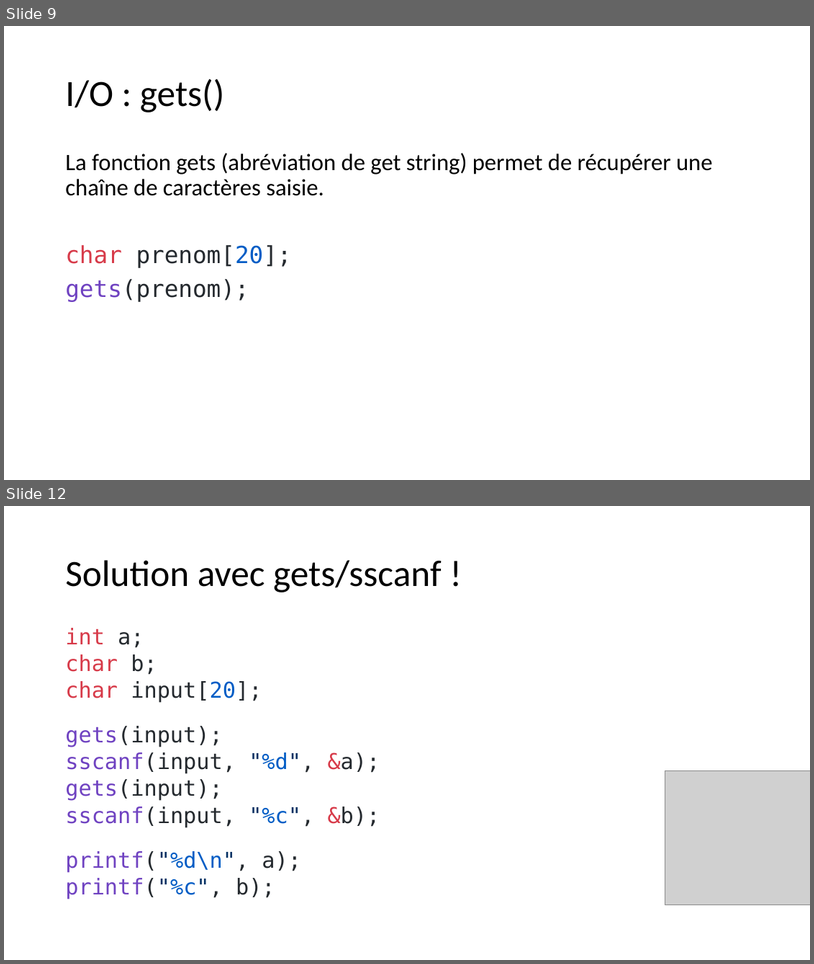
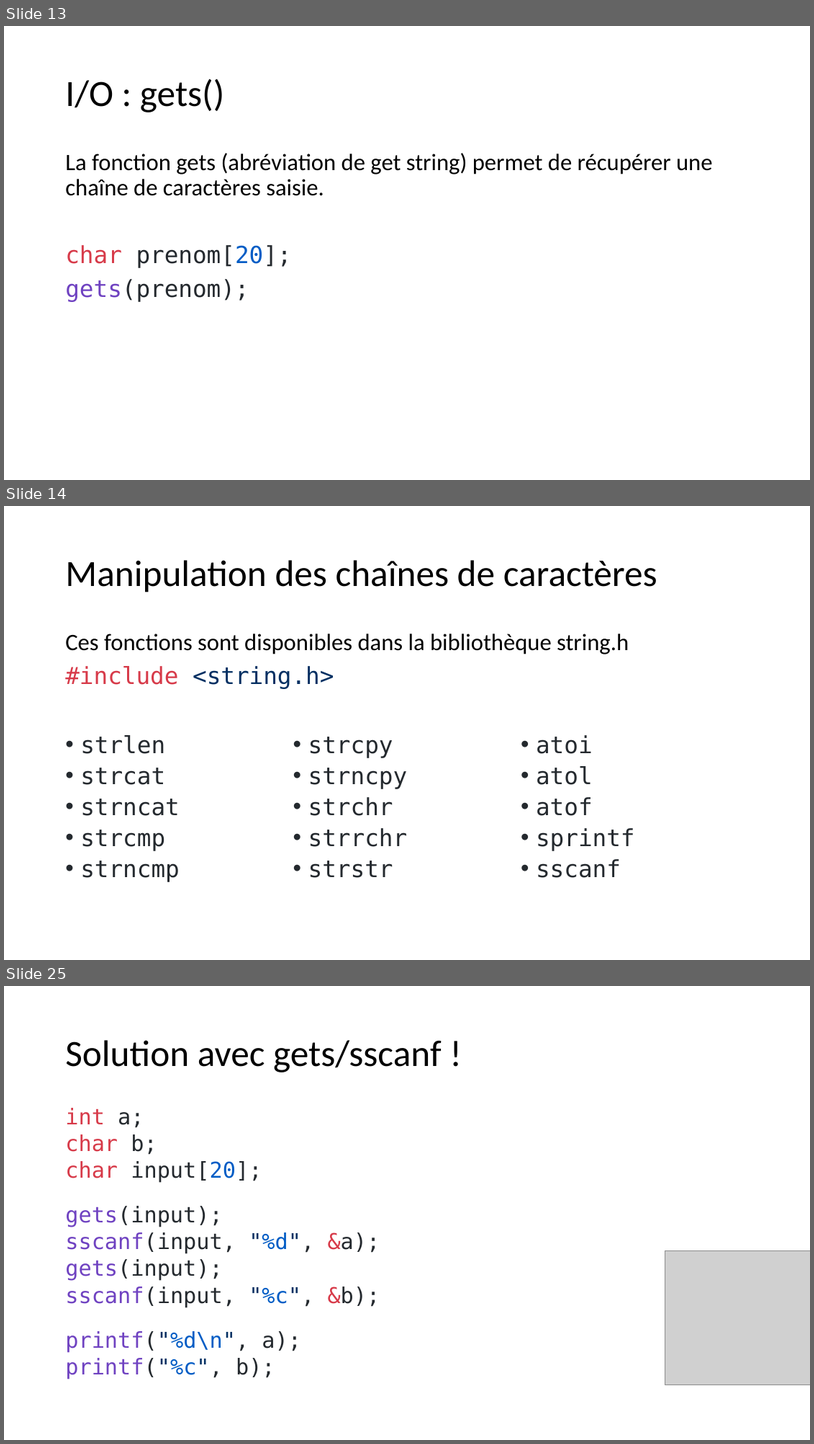
Before and after one commit to Firestorm49/bts-1, a slide deck: 03_Tableaux/tableaux.pptx. Shown one above the other, each under a label of ours: slides 9 and 12 before the commit, slides 13, 14 and 25 after it; the slides between them are not shown. The pictures are 814x964 and 814x1444 pixels, drawn with LibreOffice and Linux fonts; fonts in the diff are those of the drawing; grey boxes stand for pictures. Boxes give left, top, right and bottom in pixels: in the first picture for what was removed or moved away, otherwise in the second. Text is boxed around its words. In the diff, an @@ line names an element or a change of style, - is before the commit and + after.

```diff
--- a/03_Tableaux/tableaux.pptx
+++ b/03_Tableaux/tableaux.pptx
@@ slide 14 added at (x1=4, y1=506, x2=810, y2=960), background #FFFFFF @@
@@ title added at (x1=65, y1=560, x2=658, y2=592), 44 pt, text #000000 @@
+Manipulation des chaînes de caractères
@@ text added at (x1=65, y1=633, x2=629, y2=689), 28 pt, text #000000 @@
+Ces fonctions sont disponibles dans la bibliothèque string.h
+#include <string.h>
@@ text added at (x1=80, y1=735, x2=635, y2=882), 28 pt, text #24292E @@
+• strlen
+• strcat
+• strncat
+• strcmp
+• strncmp
+• strcpy
+• strncpy
+• strchr
+• strrchr
+• strstr
+• atoi
+• atol
+• atof
+• sprintf
+• sscanf
@@ what was slide 9 is now slide 13 @@
@@ what was slide 12 is now slide 25 @@
```
Also in this commit, not shown: 2 slides changed, 12 other slides added, 2 other files.
